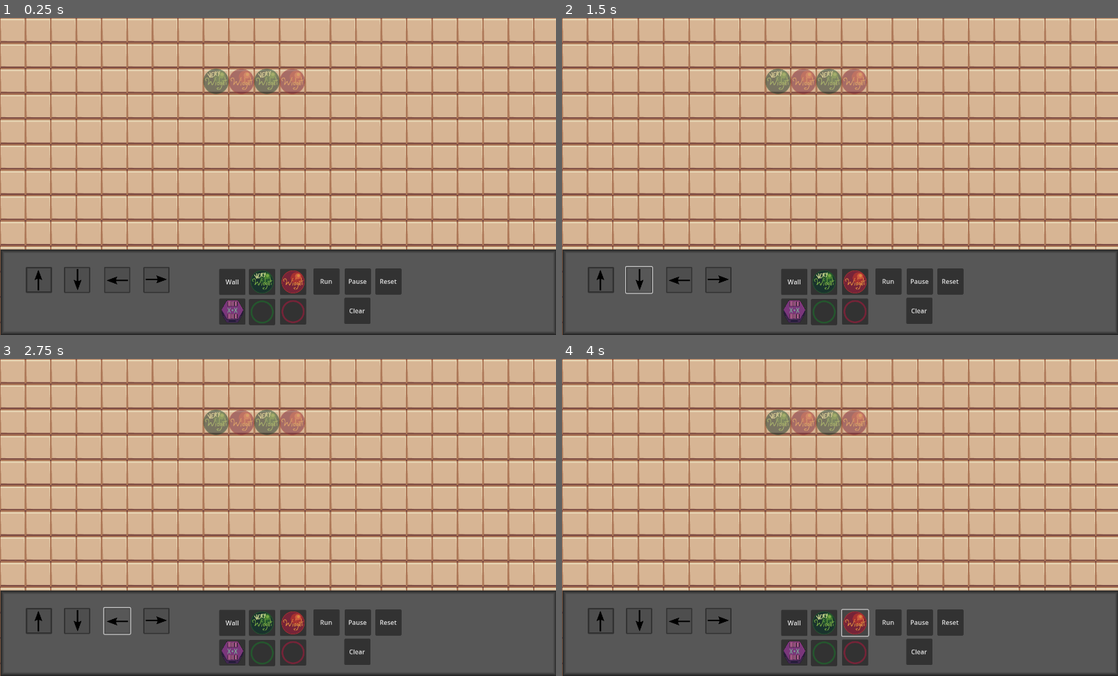
Above: before the commit, frames 1-4 (two rows, left to right).
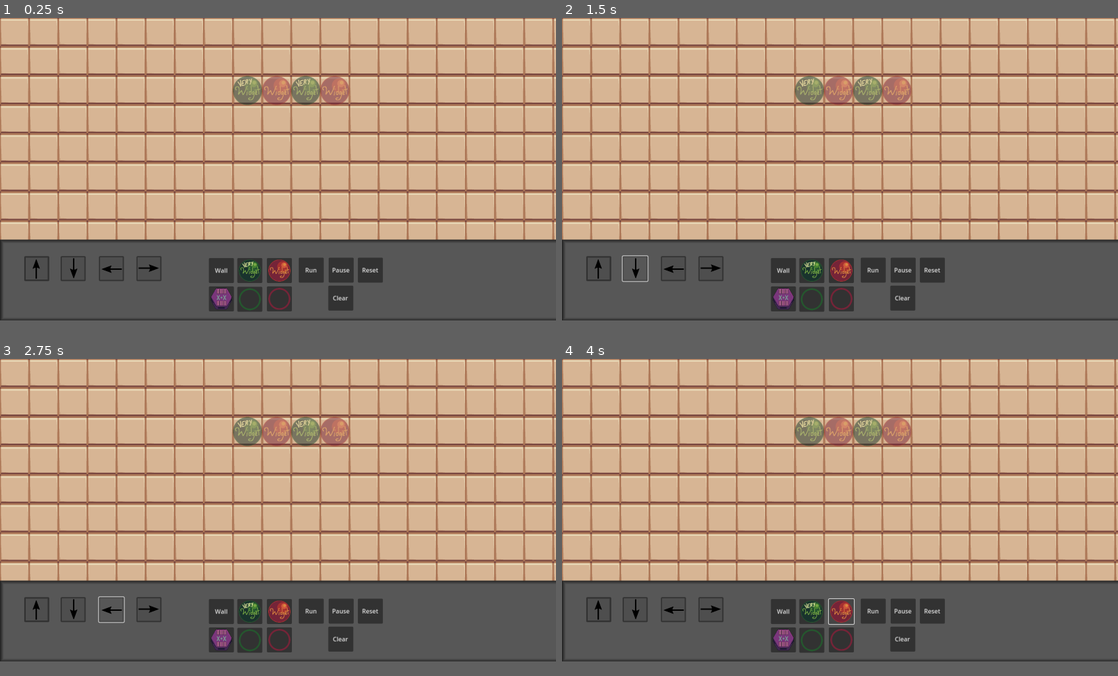
Above: after the commit, the same moments.

Repository: Salanmander/Roguetronics
Game: Godot game, scene res://Factory/factory.tscn
Same seed, same stepped clock (60 frames per second), same inputs: the game is played once before the commit and once after it. The engine's default icon, where the game draws it, is replaced by a stand-in: a white triangle on a blue panel in a dark square.
Inputs (mouse positions are in pixels of both pictures, inside the frame that each line leads up to; where the layout moved, square brackets give the same spot in the first picture):
- Up to frame 1 (0.25 s): no input
- Up to frame 2 (1.5 s): click (600, 281) at 0.5 s; click (634, 281) [639, 281] at 1.25 s
- Up to frame 3 (2.75 s): click (111, 622) [116, 622] at 2 s
- Up to frame 4 (4 s): click (712, 622) [717, 622] at 2.75 s; click (840, 625) [856, 622] at 3.5 s
In our replay, the window is 800x457 before the commit and 800x436 after it. These sizes can differ from the game's own. Grey fills any space a smaller window leaves; there, only what the larger window draws over its background counts as a difference.

The runs differ from the first frame. In frame 1, 36% of the frame differs, in the area x 0-100%, y 0-100%; in frame 2, 36%; in frame 3, 36%; in frame 4, 36%.

Commit message:
Demo Settings

Diff:
--- a/Factory/Assembly/assembly.gd
+++ b/Factory/Assembly/assembly.gd
@@ -183,6 +183,9 @@
 
 	position += delta
 
+	if delta.y == 0:
+		pass # for breakpoint
+
 	var can_move:bool = true
 	# Tell component widgets to poll now-overlapping areas for mobility
 	for widget:Widget in widgets:
@@ -192,6 +195,9 @@
 		pass
 
 	position -= delta
+
+	if delta.y == 0:
+		pass # for breakpoint
 
 	return can_move
 
--- a/Factory/factory.tscn
+++ b/Factory/factory.tscn
@@ -63,9 +63,9 @@
 anchor_top = 1.0
 anchor_right = 1.001
 anchor_bottom = 1.0
-offset_left = 1.0
-offset_top = -216.0
-offset_right = 1.0
+offset_top = -321.0
+offset_bottom = -105.0
+scale = Vector2(1.5, 1.5)
 theme_override_styles/panel = SubResource("StyleBoxFlat_hjol2")
 
 [node name="UpConveyorSelect" type="Button" parent="UILayer/UI"]
@@ -211,8 +211,8 @@
 
 [node name="FactoryLayer" type="CanvasLayer" parent="."]
 layer = 0
-scale = Vector2(0.5, 0.5)
-transform = Transform2D(0.5, 0, 0, 0.5, 0, 0)
+scale = Vector2(0.9, 0.9)
+transform = Transform2D(0.9, 0, 0, 0.9, 0, 0)
 
 [node name="FactoryFloor" type="TileMap" parent="FactoryLayer"]
 tile_set = SubResource("TileSet_a558r")
--- a/Factory/factory_floor.gd
+++ b/Factory/factory_floor.gd
@@ -276,6 +276,7 @@
 	machines = []
 
 
+
 #endregion
 
 func _on_assembly_delete(deleted: Assembly):
--- a/project.godot
+++ b/project.godot
@@ -27,8 +27,8 @@
 
 [display]
 
-window/size/viewport_width=1400
-window/size/viewport_height=800
+window/size/viewport_width=2200
+window/size/viewport_height=1200
 
 [filesystem]
 
